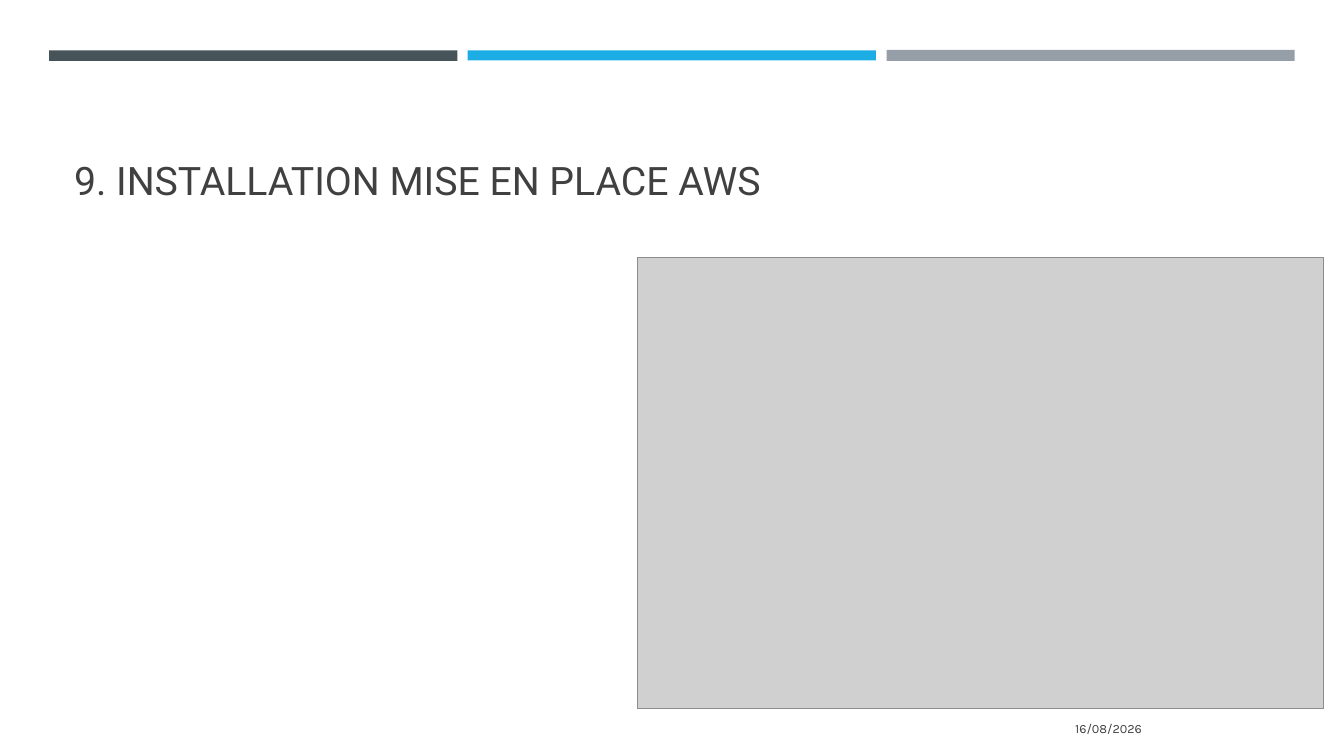
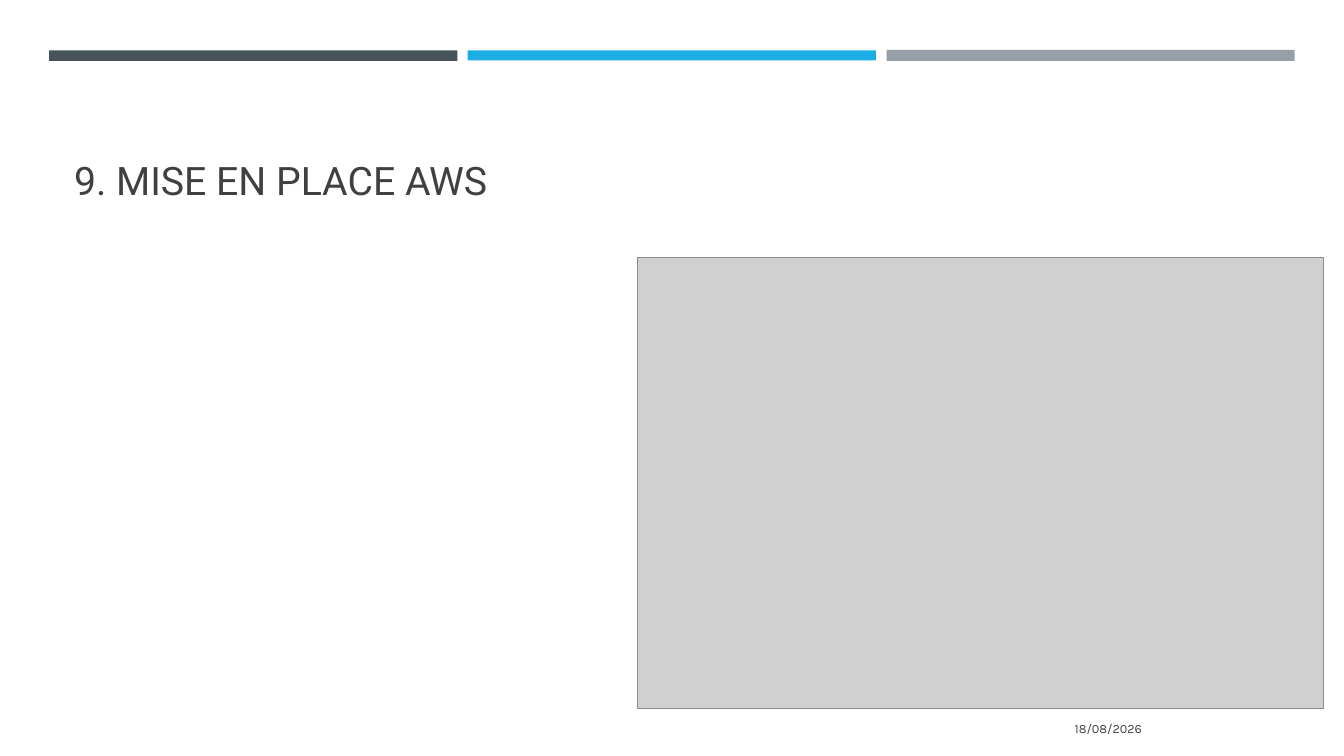
Before and after one commit to Sebules/Project_8_OpenClassrooms_Data_Engineer, a slide deck: slide 20 of ulesie_sebastien_2_presentation_082026.pptx (slide 11 before the commit). Drawn at 1344x756 pixels with LibreOffice and Linux fonts; fonts in the diff are those of the drawing; grey boxes stand for pictures. Boxes give left, top, right and bottom in pixels: in the first picture for what was removed or moved away, otherwise in the second. Text is boxed around its words. In the diff, an @@ line names an element or a change of style, - is before the commit and + after.

```diff
--- a/ulesie_sebastien_2_presentation_082026.pptx
+++ b/ulesie_sebastien_2_presentation_082026.pptx
@@ title at box(74, 166, 487, 196): text changed @@
-9. INSTALLATION MISE EN PLACE AWS
+9. MISE EN PLACE AWS
@@ text at box(1075, 724, 1142, 734): text changed @@
-16/08/2026
+18/08/2026
```
Also in this commit, not shown: 10 other slides changed, 9 slides added, 3 slides removed.
